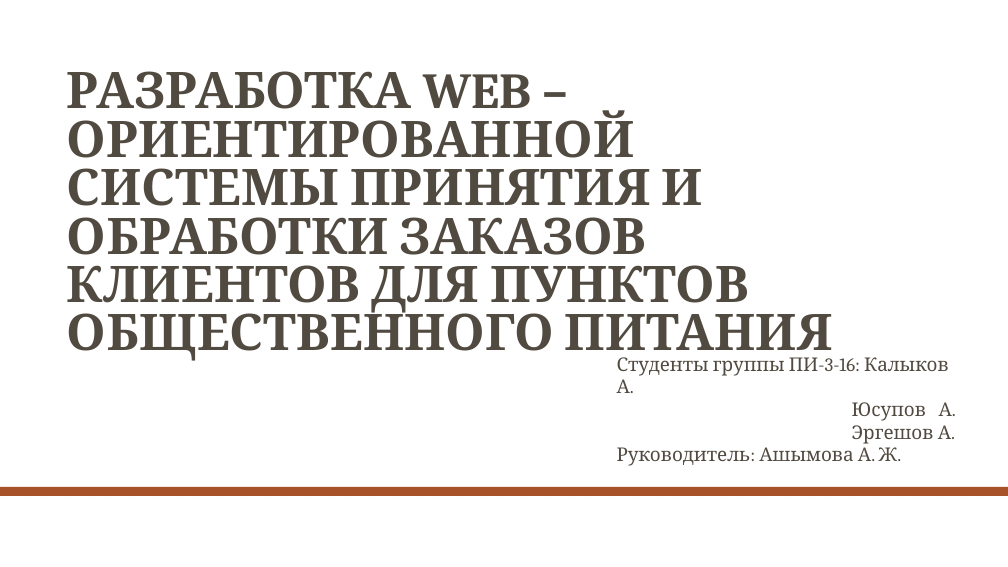
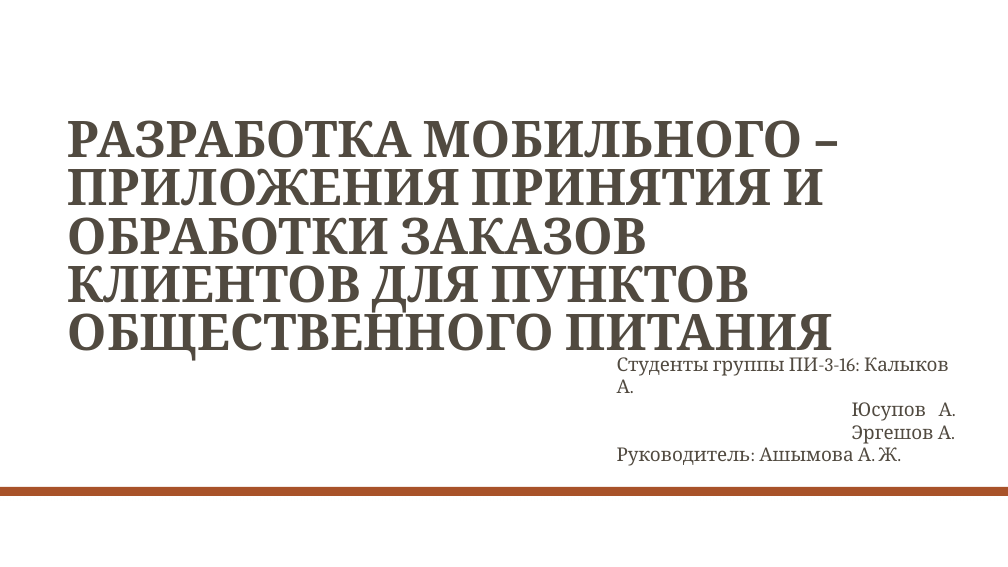
Before and after one commit to AnasKg/NewAdventure, a slide deck: slide 1 of conferens.pptx. Drawn at 1008x567 pixels with LibreOffice and Linux fonts; fonts in the diff are those of the drawing; background and template pictures are left out. Boxes give left, top, right and bottom in pixels: in the first picture for what was removed or moved away, otherwise in the second. Text is boxed around its words. In the diff, an @@ line names an element or a change of style, - is before the commit and + after.

```diff
--- a/conferens.pptx
+++ b/conferens.pptx
@@ title at [67,120,833,364]: text changed @@
-РАЗРАБОТКА WEB – ОРИЕНТИРОВАННОЙ СИСТЕМЫ ПРИНЯТИЯ И ОБРАБОТКИ ЗАКАЗОВ КЛИЕНТОВ ДЛЯ ПУНКТОВ ОБЩЕСТВЕННОГО ПИТАНИЯ
+РАЗРАБОТКА МОБИЛЬНОГО – ПРИЛОЖЕНИЯ ПРИНЯТИЯ И ОБРАБОТКИ ЗАКАЗОВ КЛИЕНТОВ ДЛЯ ПУНКТОВ ОБЩЕСТВЕННОГО ПИТАНИЯ
```
Also in this commit, not shown: 7 other slides changed, 2 slides added, 1 slide removed.
